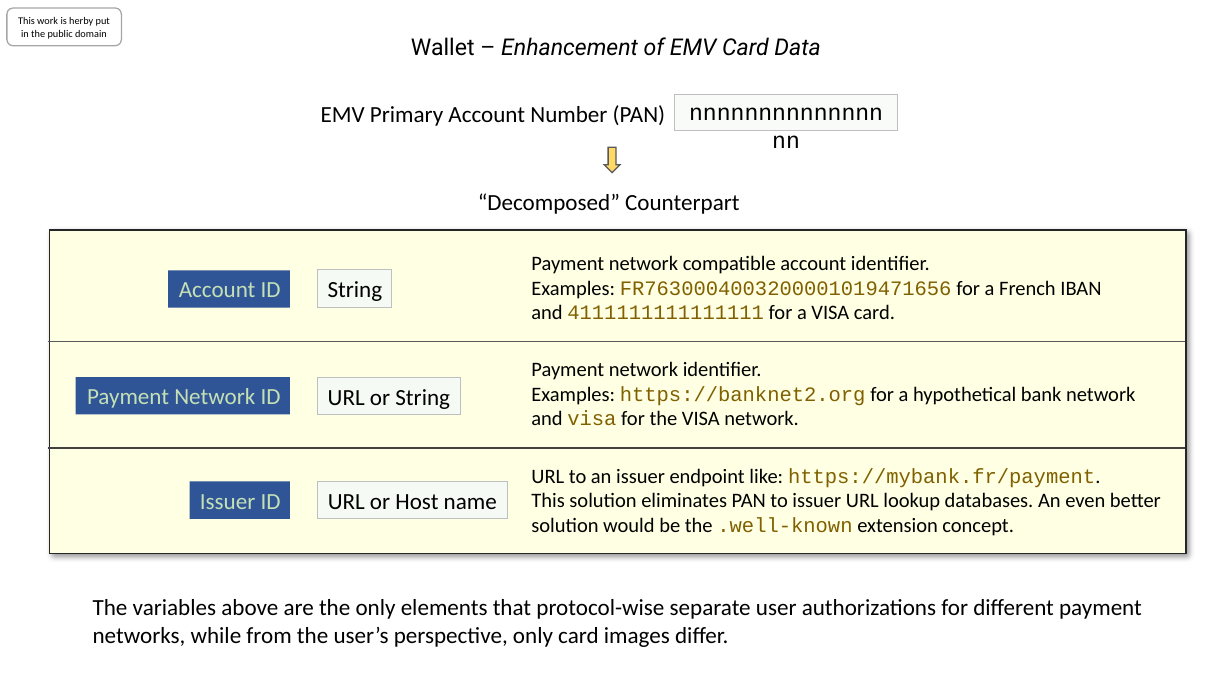
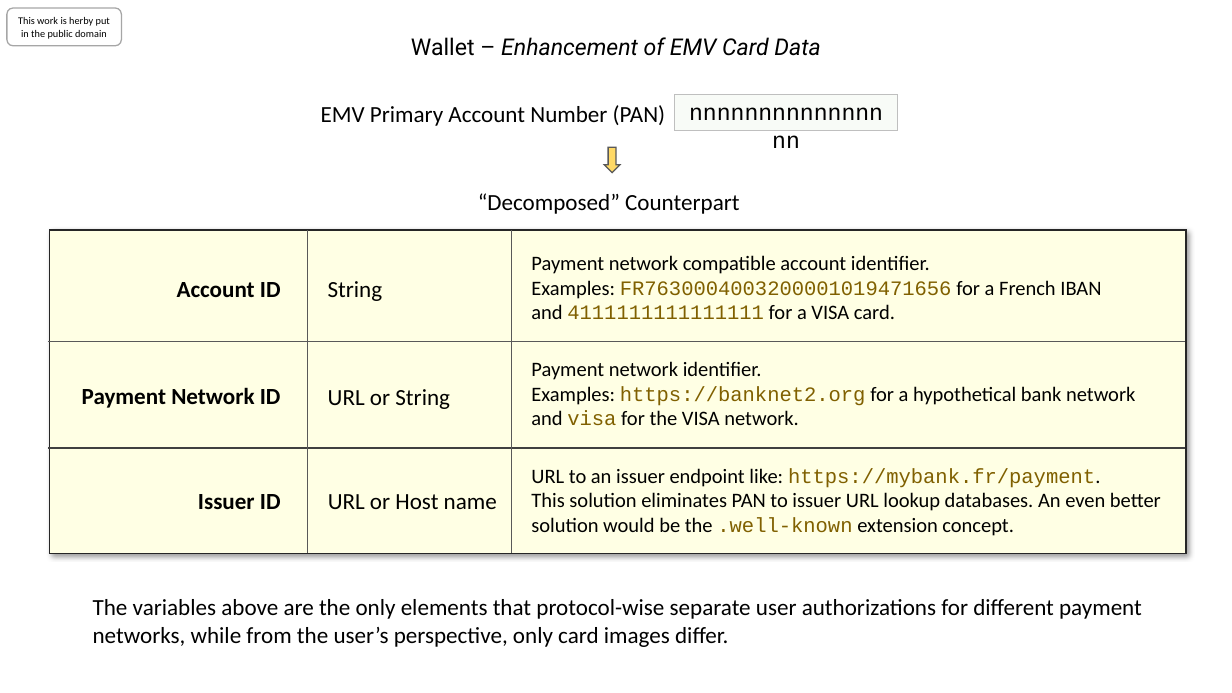
Before and after one commit to cyberphone/doc, a slide deck: slide 1 of defensive-publications/emv-data-enhancement.pptx. Drawn at 1232x693 pixels with LibreOffice and Linux fonts; fonts in the diff are those of the drawing. Boxes give left, top, right and bottom in pixels: in the first picture for what was removed or moved away, otherwise in the second. Text is boxed around its words. In the diff, an @@ line names an element or a change of style, - is before the commit and + after.

```diff
--- a/defensive-publications/emv-data-enhancement.pptx
+++ b/defensive-publications/emv-data-enhancement.pptx
@@ line added from (308, 230) to (308, 554), #595959 1 pt @@
@@ line added from (511, 230) to (511, 554), #595959 1 pt @@
@@ 5 texts: place and size @@
-5 texts at bbox=[168, 270, 507, 518]
+5 texts at bbox=[177, 281, 497, 509]
@@ text colour #C5E0B4 to #000000, bold on; fill #2F5597 to none in 3 elements at bbox=[198, 494, 281, 509], bbox=[177, 282, 281, 297], bbox=[82, 387, 281, 408] @@
@@ text "Payment Network ID": place and size @@
-text "Payment Network ID" at bbox=[76, 377, 290, 414]
+text "Payment Network ID" at bbox=[82, 387, 281, 408]
@@ fill #F6FAF4 to none; outline #BFBFBF 0.75 pt to none in 3 elements at bbox=[328, 281, 383, 301], bbox=[328, 389, 450, 409], bbox=[328, 494, 497, 509] @@
```
Also in this commit, not shown: 1 other file.
